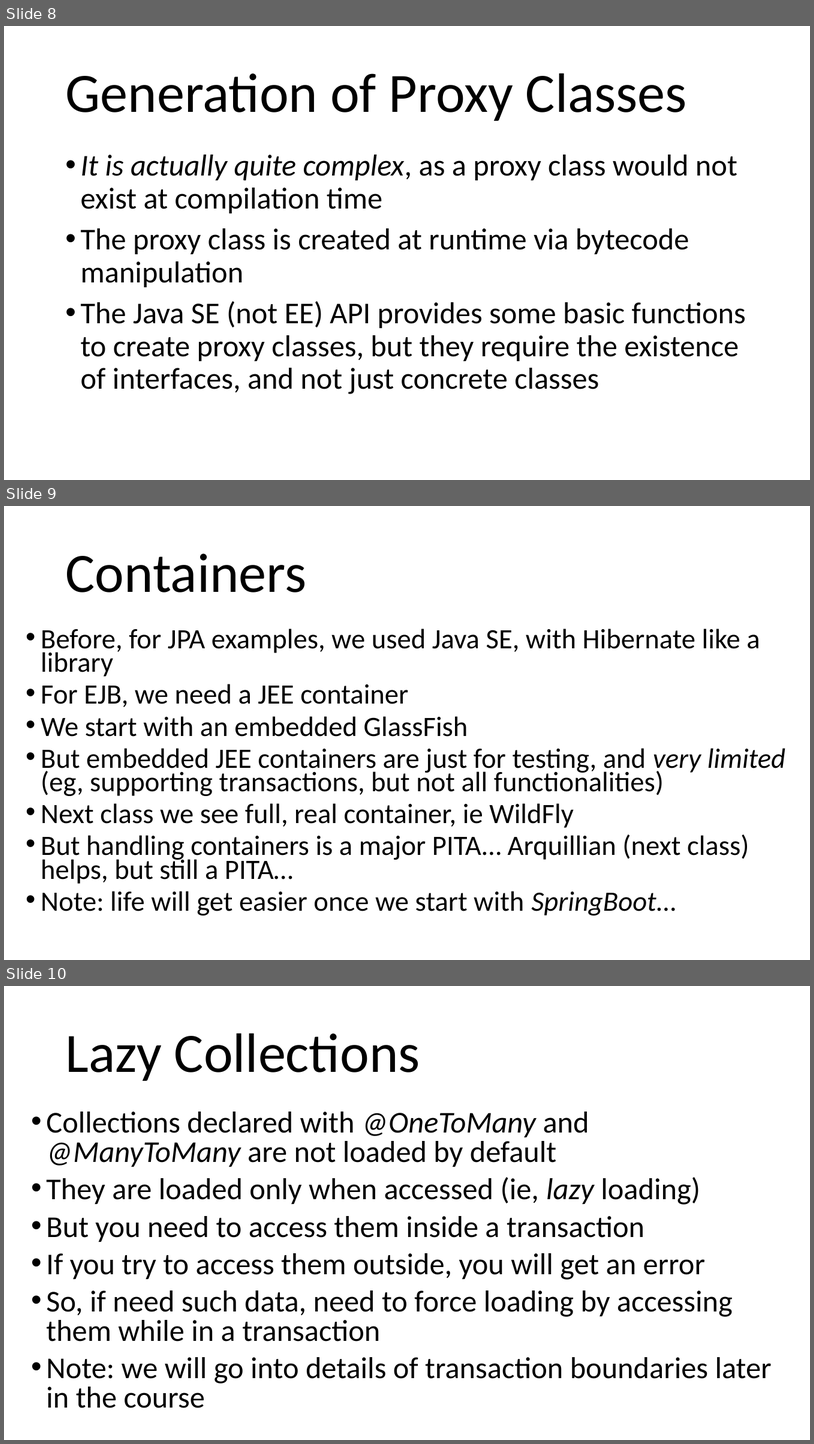
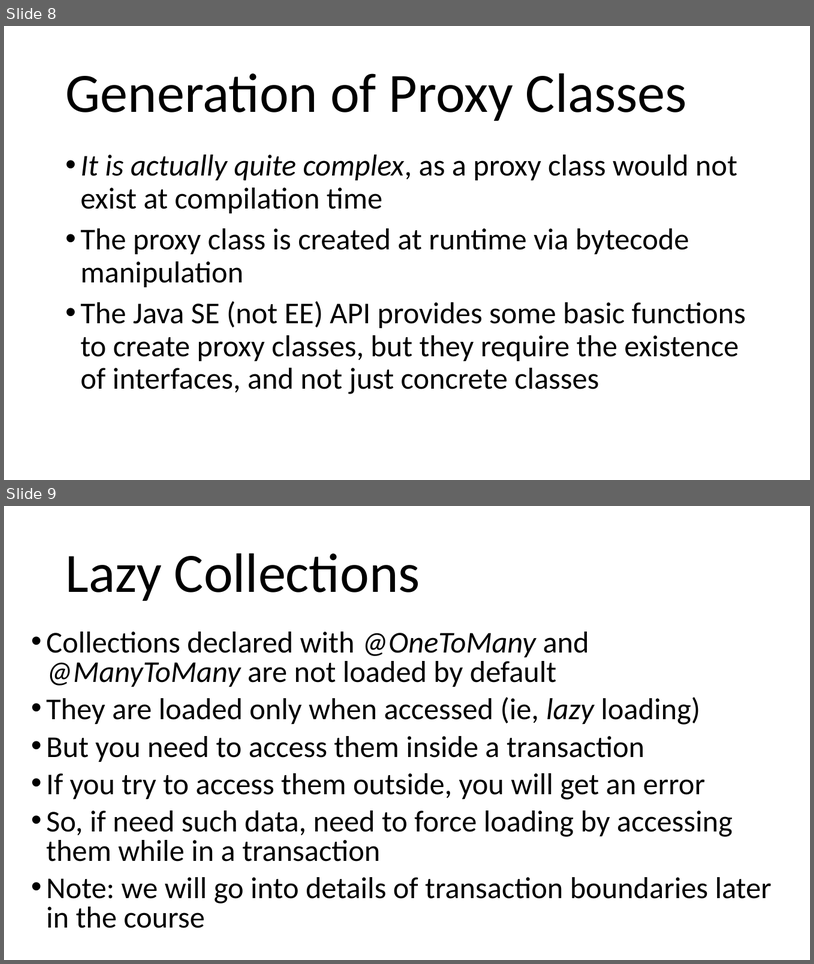
Before and after one commit to arcuri82/testing_security_development_enterprise_systems, a slide deck: doc/intro/slides/lesson_04_ejb.pptx. Shown one above the other, each under a label of ours: slides 8, 9 and 10 before the commit, slides 8 and 9 after it. The pictures are 814x1444 and 814x964 pixels, drawn with LibreOffice and Linux fonts; fonts in the diff are those of the drawing. Boxes give left, top, right and bottom in pixels: in the first picture for what was removed or moved away, otherwise in the second. Text is boxed around its words. In the diff, an @@ line names an element or a change of style, - is before the commit and + after.

```diff
--- a/doc/intro/slides/lesson_04_ejb.pptx
+++ b/doc/intro/slides/lesson_04_ejb.pptx
@@ slide 9 removed at box(4, 506, 810, 960), background #FFFFFF @@
@@ title removed at box(65, 553, 306, 592) @@
-Containers
@@ text removed at box(41, 628, 786, 915) @@
-• Before, for JPA examples, we used Java SE, with Hibernate like a library
-• For EJB, we need a JEE container
-• We start with an embedded GlassFish
-• But embedded JEE containers are just for testing, and very limited (eg, supporting transactions, but not all functionalities)
-• Next class we see full, real container, ie WildFly
-• But handling containers is a major PITA… Arquillian (next class) helps, but still a PITA…
-• Note: life will get easier once we start with SpringBoot…
@@ what was slide 10 is now slide 9 @@
```
Also in this commit, not shown: 2 slides changed, 5 slides added, 4 other files.
